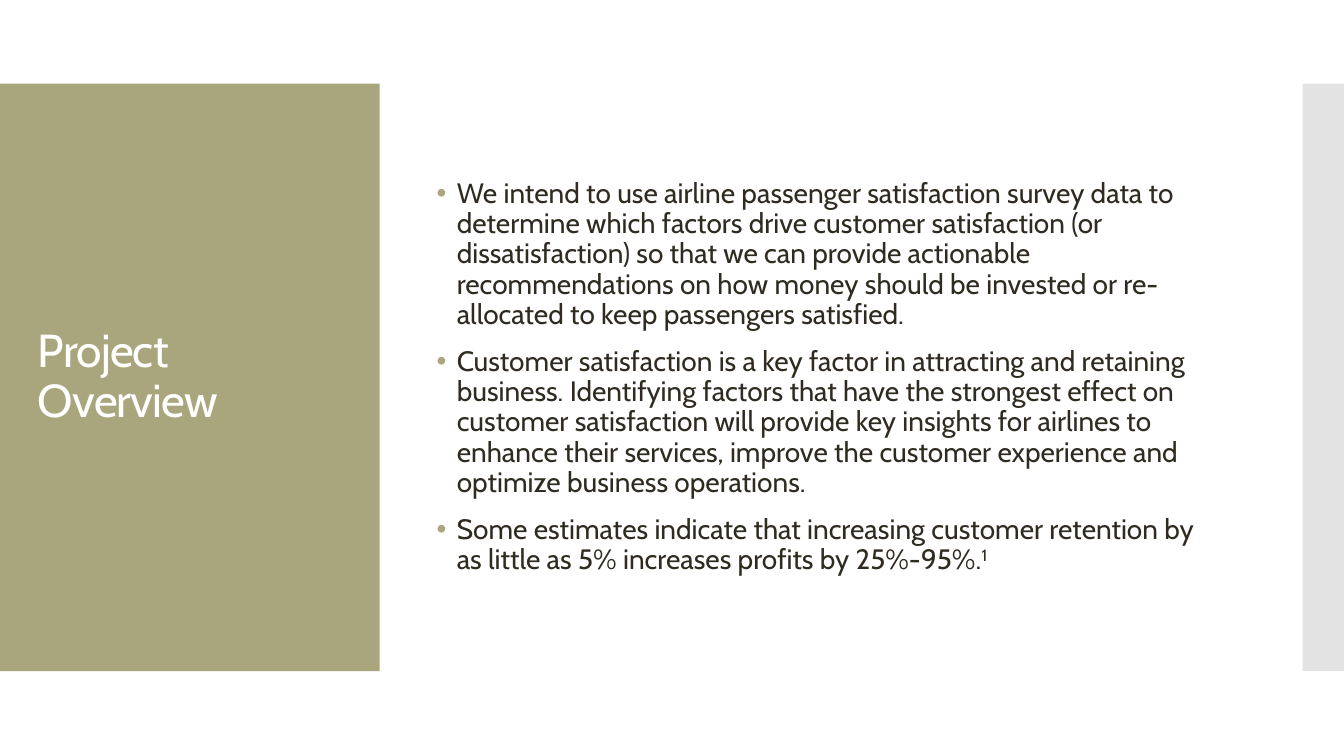
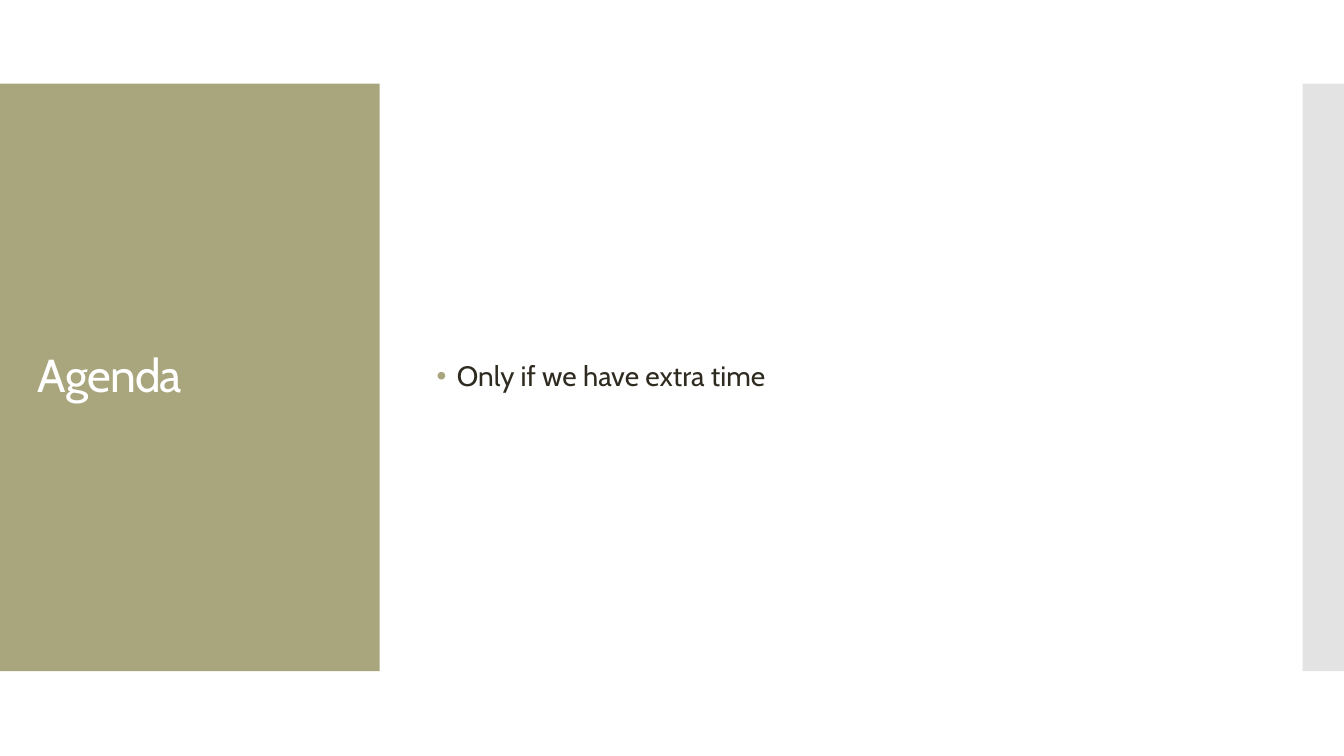
Before and after one commit to MGT-6203-Summer-2023-Edx/Team-6, a slide deck: slide 2 of Final Presentation Slides/Team_6_Final_Slides.pptx. Drawn at 1344x756 pixels with LibreOffice and Linux fonts; fonts in the diff are those of the drawing. Boxes give left, top, right and bottom in pixels: in the first picture for what was removed or moved away, otherwise in the second. Text is boxed around its words. In the diff, an @@ line names an element or a change of style, - is before the commit and + after.

```diff
--- a/Final Presentation Slides/Team_6_Final_Slides.pptx
+++ b/Final Presentation Slides/Team_6_Final_Slides.pptx
@@ title at <box>38,357,182,403</box>: text changed @@
-Project Overview
+Agenda
@@ text at <box>457,365,765,393</box>: text changed @@
-• We intend to use airline passenger satisfaction survey data to determine which factors drive customer satisfaction (or dissatisfaction) so that we can provide actionable recommendations on how money should be invested or re-allocated to keep passengers satisfied.
-• Customer satisfaction is a key factor in attracting and retaining business. Identifying factors that have the strongest effect on customer satisfaction will provide key insights for airlines to enhance their services, improve the customer experience and optimize business operations.
-• Some estimates indicate that increasing customer retention by as little as 5% increases profits by 25%-95%.1
+• Only if we have extra time
```
Also in this commit, not shown: 2 other slides changed, 10 slides added, 3 slides removed.
